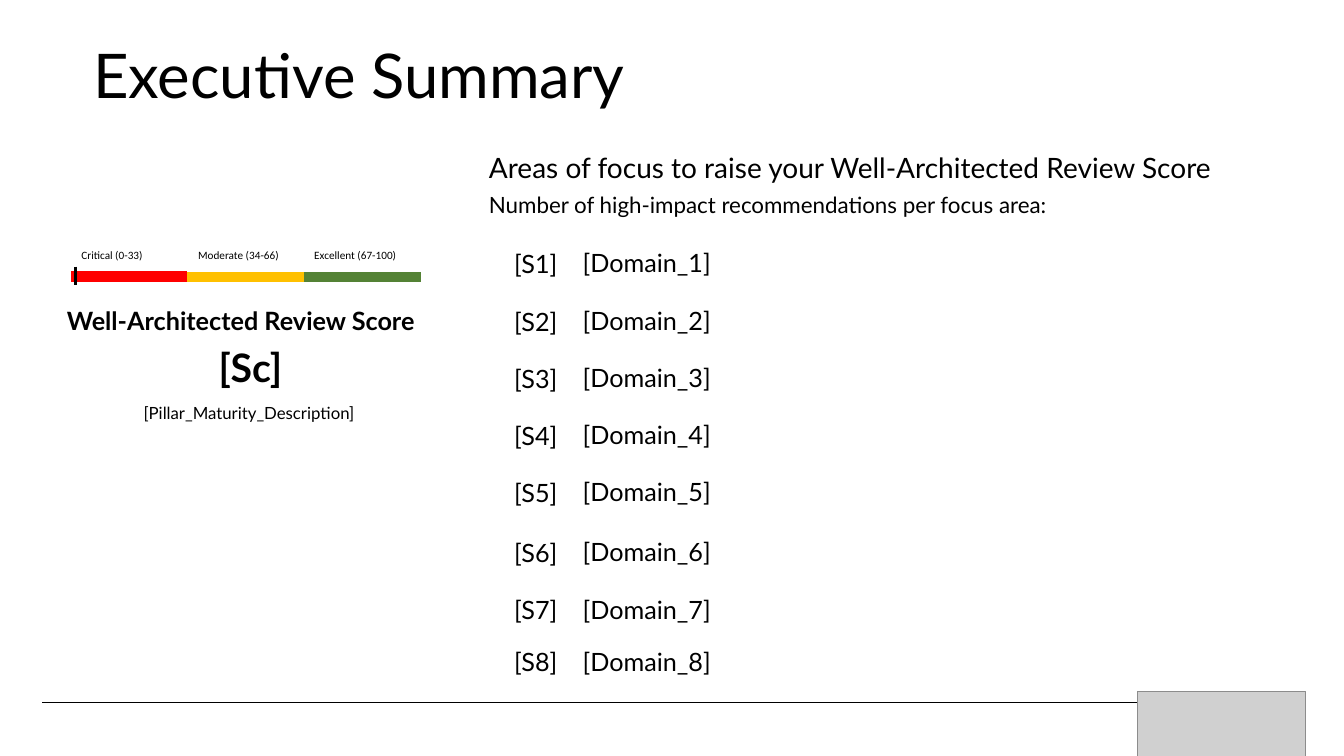
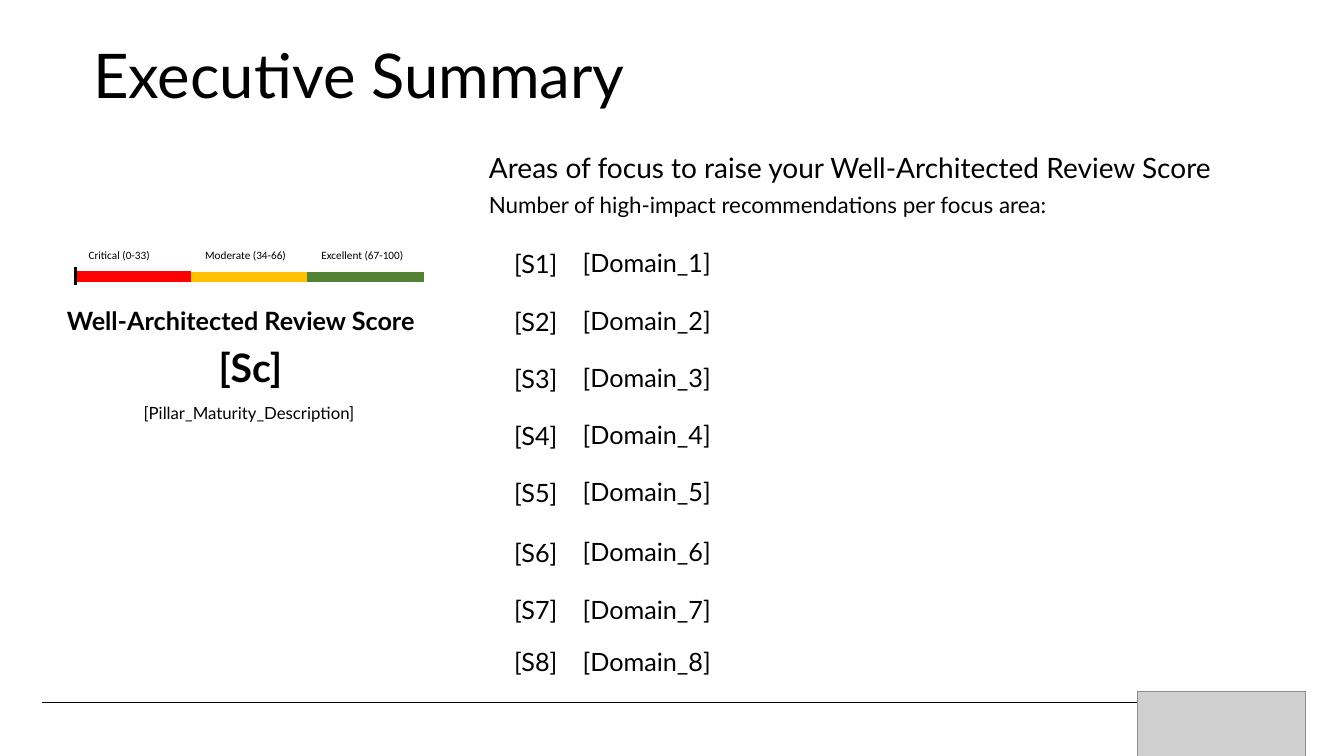
Before and after one commit to TristankMS/WellArchitected-Tools, a slide deck: slide 9 of WARP/devops/PnP_PowerPointReport_Template.pptx. Drawn at 1344x756 pixels with LibreOffice and Linux fonts; fonts in the diff are those of the drawing; grey boxes stand for pictures. Boxes give left, top, right and bottom in pixels: in the first picture for what was removed or moved away, otherwise in the second. Text is boxed around its words. In the diff, an @@ line names an element or a change of style, - is before the commit and + after.

```diff
--- a/WARP/devops/PnP_PowerPointReport_Template.pptx
+++ b/WARP/devops/PnP_PowerPointReport_Template.pptx
@@ table: place and size @@
-table at (72, 244, 420, 267)
+table at (79, 244, 427, 267)
@@ rectangle: place and size @@
-rectangle at (189, 272, 304, 281)
+rectangle at (192, 272, 308, 281)
```
Also in this commit, not shown: 1 other file.
